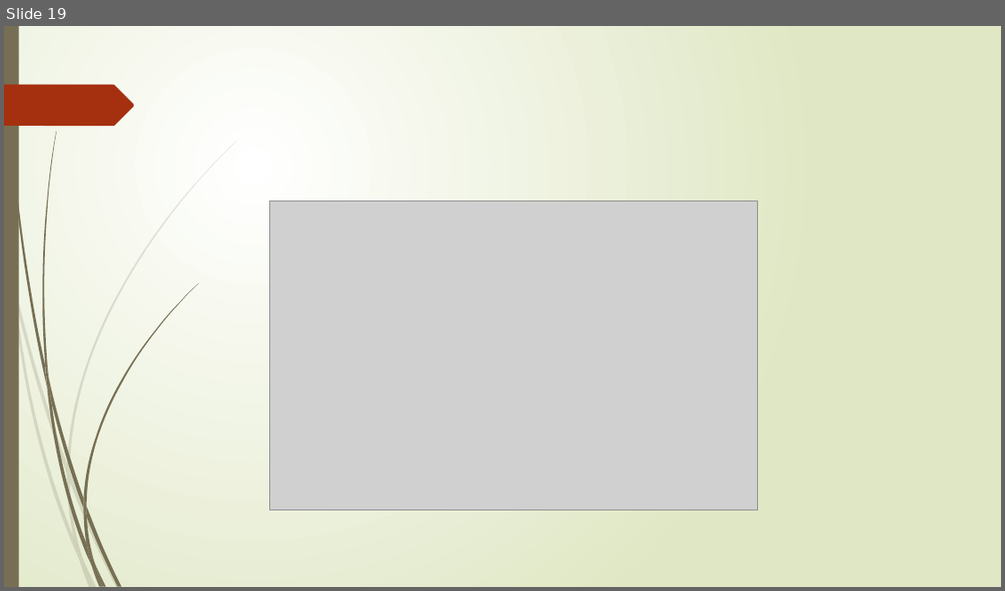
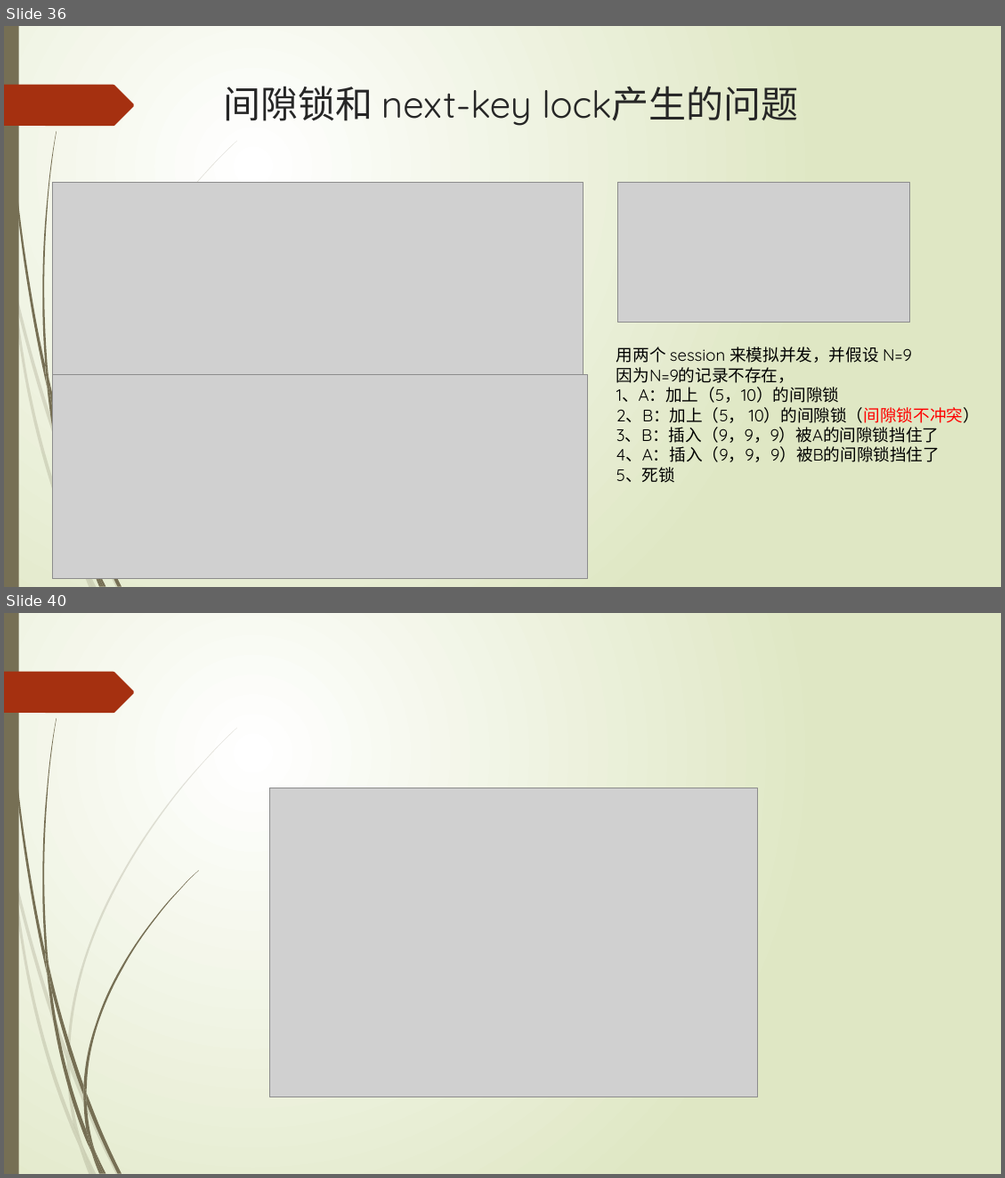
Before and after one commit to TopSpoofer/learning, a slide deck: mysql/mysql的事务实现.pptx. Shown one above the other, each under a label of ours: slide 19 before the commit, slides 36 and 40 after it; the slides between them are not shown. The pictures are 1005x591 and 1005x1178 pixels, drawn with LibreOffice and Linux fonts; fonts in the diff are those of the drawing; grey boxes stand for pictures. Boxes give left, top, right and bottom in pixels: in the first picture for what was removed or moved away, otherwise in the second. Text is boxed around its words. In the diff, an @@ line names an element or a change of style, - is before the commit and + after.

```diff
--- a/mysql/mysql的事务实现.pptx
+++ b/mysql/mysql的事务实现.pptx
@@ slide 36 added at box(4, 26, 1001, 587), background gradient #FFFFFF to #DFE8C4; not listed: 20 template elements that a slide beside it also shows @@
@@ title added at box(224, 86, 798, 126), 36 pt, text #262626 @@
+间隙锁和 next-key lock产生的问题
@@ picture added at box(53, 182, 582, 375) @@
@@ picture added at box(618, 182, 909, 322) @@
@@ text added at box(616, 346, 979, 483), 16 pt, text #000000 @@
+用两个 session 来模拟并发，并假设 N=9
+因为N=9的记录不存在，
+1、A：加上（5，10）的间隙锁
+2、B：加上（5， 10）的间隙锁（间隙锁不冲突）
+3、B：插入（9，9，9）被A的间隙锁挡住了
+4、A：插入（9，9，9）被B的间隙锁挡住了
+5、死锁
@@ picture added at box(53, 375, 588, 579) @@
@@ what was slide 19 is now slide 40 @@
```
Also in this commit, not shown: 21 other slides added, 1 slide removed, 1 other file.
